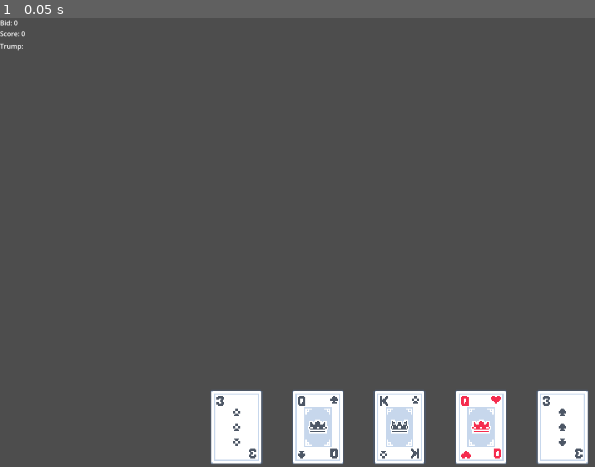
Above: before the commit, frame 1.
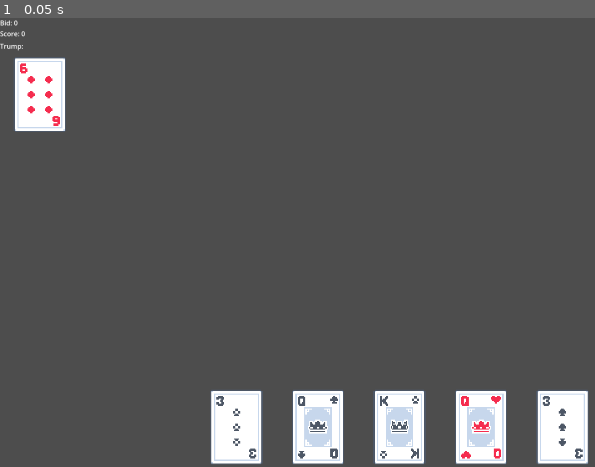
Above: after the commit, the same moment.

Repository: TmaiL03/Oh-Hell-Card-Game
Game: Godot game, scene res://scenes/main.tscn
Two runs of this game, one before a commit and one after it. Both use one fixed random seed, a clock stepped at 60 frames per second and the inputs below.
Inputs:
- Up to frame 1 (0.05 s): no input

The runs differ from the first frame. In frame 1, 1.5% of the frame differs, in the area x 2-12%, y 8-26%.

Commit message:
Added logic for trump card dealing and display.

Diff:
--- a/scenes/main.tscn
+++ b/scenes/main.tscn
@@ -2,7 +2,7 @@
 
 [ext_resource type="PackedScene" uid="uid://cft14ktinyml2" path="res://scenes/ui/player_ui.tscn" id="1_0wfyh"]
 [ext_resource type="PackedScene" uid="uid://bxt8wyg7l1vhx" path="res://scenes/game_manager.tscn" id="1_o5qli"]
-[ext_resource type="Script" uid="uid://cv4ngk5vgcbbq" path="res://scripts/player_ui.gd" id="2_sugp2"]
+[ext_resource type="Script" uid="uid://cv4ngk5vgcbbq" path="res://scripts/ui/player_ui.gd" id="2_sugp2"]
 [ext_resource type="PackedScene" uid="uid://kwhgnqa0ofm0" path="res://scenes/ui/game_manager_ui.tscn" id="4_jyhfs"]
 
 [node name="Main" type="Node"]
--- a/scenes/ui/game_manager_ui.tscn
+++ b/scenes/ui/game_manager_ui.tscn
@@ -1,4 +1,6 @@
-[gd_scene format=3 uid="uid://kwhgnqa0ofm0"]
+[gd_scene load_steps=2 format=3 uid="uid://kwhgnqa0ofm0"]
+
+[ext_resource type="Script" uid="uid://ctmr4m8fqke4t" path="res://scripts/ui/game_manager_ui.gd" id="1_cl64w"]
 
 [node name="GameManagerUI" type="Control"]
 layout_mode = 3
@@ -7,6 +9,7 @@
 anchor_bottom = 1.0
 grow_horizontal = 2
 grow_vertical = 2
+script = ExtResource("1_cl64w")
 
 [node name="Label" type="Label" parent="."]
 layout_mode = 0
--- a/scripts/game_manager.gd
+++ b/scripts/game_manager.gd
@@ -3,7 +3,10 @@
 var playerScene: PackedScene = preload("res://scenes/player.tscn")
 var players: Array[Player] = []
 @onready var player_ui: PlayerUI = $"../PlayerUI"
+@onready var game_manager_ui: Control = $"../GameManagerUI"
 @onready var deck: Deck = $Deck
+
+signal update_game_manager_ui(trumpCard: Card)
 
 # Called when the node enters the scene tree for the first time.
 func _ready() -> void:
@@ -15,11 +18,16 @@
 
 	# Connecting player refresh signal to UI.
 	player.refresh_player_ui.connect(player_ui.on_refresh_player_ui)
+	# Connecting game manager fresh to UI.
+	update_game_manager_ui.connect(game_manager_ui.on_refresh_game_manager_ui)
 
 	# TESTING: dealing cards to player to test UI.
 	for _round in range(5):
 		player.deal_card(deck.deal_card())
 
+	# Emit GameManager UI update signal.
+	update_game_manager_ui.emit(deck.deal_card())
+
 # Called every frame. 'delta' is the elapsed time since the previous frame.
 func _process(_delta: float) -> void:
 	pass
--- /dev/null
+++ b/scripts/ui/game_manager_ui.gd
@@ -0,0 +1,17 @@
+extends Control
+@onready var game_manager: Node2D = $"../GameManager"
+
+
+# Called when the node enters the scene tree for the first time.
+func _ready() -> void:
+	game_manager.update_game_manager_ui.connect(on_refresh_game_manager_ui)
+
+
+# Called every frame. 'delta' is the elapsed time since the previous frame.
+func _process(_delta: float) -> void:
+	pass
+
+func on_refresh_game_manager_ui(trumpCard: Card):
+	var trump: HBoxContainer = get_node("Trump")
+	trumpCard.show()
+	trumpCard.reparent.call_deferred(trump)
Not shown, added: scripts/ui/game_manager_ui.gd.uid
Renamed: scripts/player_ui.gd -> scripts/ui/player_ui.gd
Renamed: scripts/player_ui.gd.uid -> scripts/ui/player_ui.gd.uid
